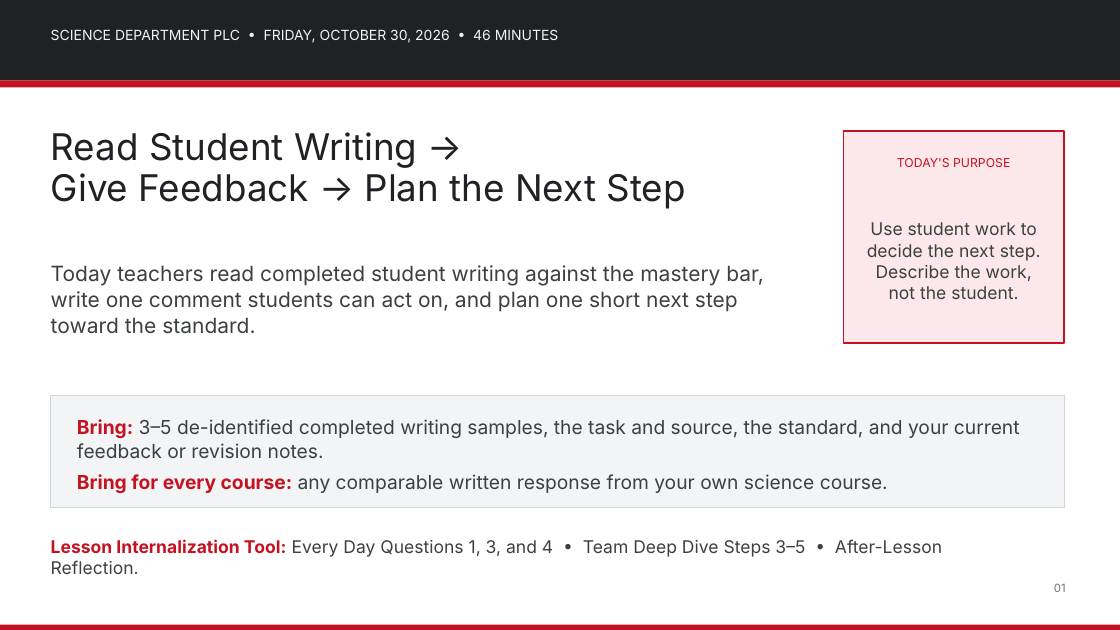
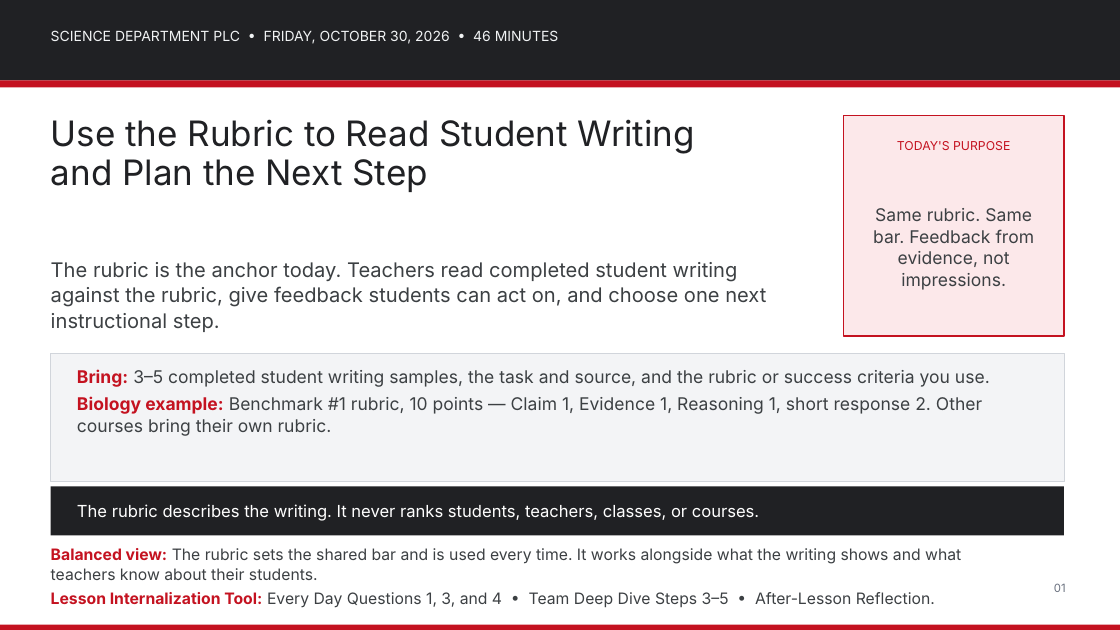
Before and after one commit to nbhs-science/nbhs-science, a slide deck: slide 1 of assets/plc/2026-10-30_Lesson_Internalization_Use_Student_Work_to_Adjust_Next_Learning_Experience.pptx. Drawn at 1120x630 pixels with LibreOffice and Linux fonts; fonts in the diff are those of the drawing. Boxes give left, top, right and bottom in pixels: in the first picture for what was removed or moved away, otherwise in the second. Text is boxed around its words. In the diff, an @@ line names an element or a change of style, - is before the commit and + after.

Commit message:
Update Friday rubric-first PLC materials
Publish the clear rubric-first Friday PLC deck and agenda, plus the reusable Student Writing Analysis & Reflection Tool. The rubric is used as the shared anchor alongside teacher analysis of student writing.

```diff
--- a/assets/plc/2026-10-30_Lesson_Internalization_Use_Student_Work_to_Adjust_Next_Learning_Experience.pptx
+++ b/assets/plc/2026-10-30_Lesson_Internalization_Use_Student_Work_to_Adjust_Next_Learning_Experience.pptx
@@ text at <box>51,119,695,192</box>: text changed; size 42 to 40 pt @@
-Read Student Writing →
-Give Feedback → Plan the Next Step
+Use the Rubric to Read Student Writing
+and Plan the Next Step
@@ rectangle: place and size @@
-rectangle at <box>843,131,1064,343</box>
+rectangle at <box>843,115,1064,336</box>
@@ text "TODAY'S PURPOSE": place and size @@
-text "TODAY'S PURPOSE" at <box>897,158,1010,167</box>
+text "TODAY'S PURPOSE" at <box>897,141,1010,150</box>
@@ text added at <box>873,208,1035,290</box>, 20 pt, text #3C4043 @@
+Same rubric. Same bar. Feedback from evidence, not impressions.
@@ text removed at <box>867,222,1041,299</box> @@
-Use student work to decide the next step. Describe the work, not the student.
@@ text at <box>51,262,766,332</box>: text changed; size 24 to 23 pt @@
-Today teachers read completed student writing against the mastery bar, write one comment students can act on, and plan one short next step toward the standard.
+The rubric is the anchor today. Teachers read completed student writing against the rubric, give feedback students can act on, and choose one next instructional step.
@@ rectangle: place and size @@
-rectangle at <box>51,396,1064,508</box>
+rectangle at <box>51,353,1064,481</box>
@@ text at <box>77,369,990,436</box>: text changed; size 22 to 20 pt @@
-Bring: 3–5 de-identified completed writing samples, the task and source, the standard, and your current feedback or revision notes.
-Bring for every course: any comparable written response from your own science course.
+Bring: 3–5 completed student writing samples, the task and source, and the rubric or success criteria you use.
+Biology example: Benchmark #1 rubric, 10 points — Claim 1, Evidence 1, Reasoning 1, short response 2. Other courses bring their own rubric.
@@ rectangle added at <box>51,486,1064,535</box>, fill #202124 @@
@@ text added at <box>77,504,759,521</box>, 19 pt, text #FFFFFF @@
+The rubric describes the writing. It never ranks students, teachers, classes, or courses.
@@ text at <box>51,548,961,580</box>: paragraph added @@
+Balanced view: The rubric sets the shared bar and is used every time. It works alongside what the writing shows and what teachers know about their students.
@@ text "Balanced view: The rubric sets ...": place and size @@
-text "Balanced view: The rubric sets ..." at <box>51,539,942,574</box>
+text "Balanced view: The rubric sets ..." at <box>51,548,961,608</box>
@@ text at <box>51,592,935,608</box>: size 20 to 18 pt in "Lesson Internalization Tool: Every Day Questions 1, ..."; line spacing 1 to 22.3pt; more space between paragraphs @@
```
Also in this commit, not shown: 1 other slide changed, 6 slides added, 5 slides removed, 3 other files.
